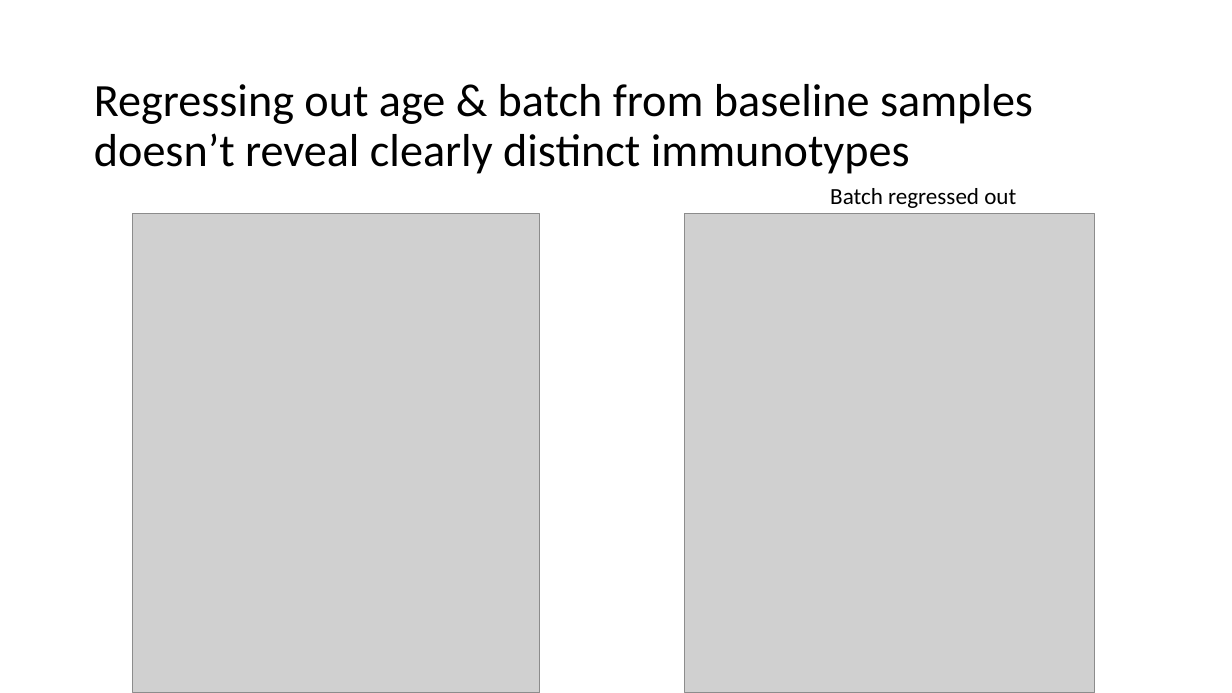
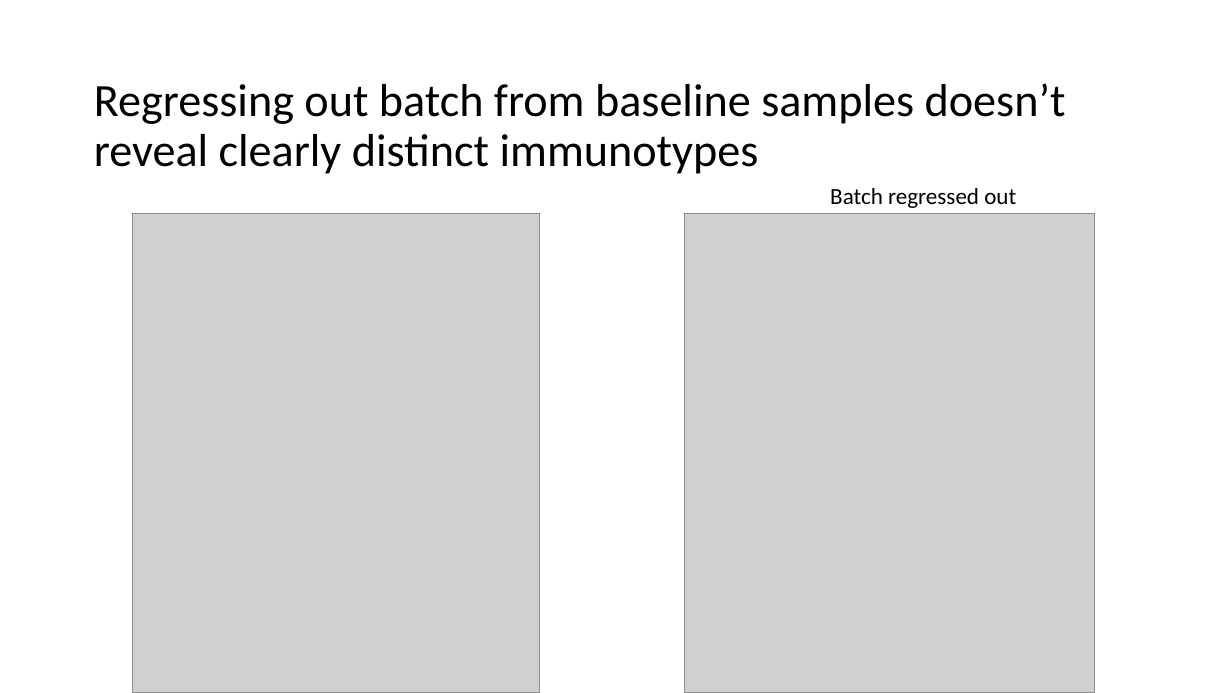
Before and after one commit to tybottorff/bottorffdocs, a slide deck: slide 8 of presentations/NCI_talks/2024_10_23.pptx. Drawn at 1232x693 pixels with LibreOffice and Linux fonts; fonts in the diff are those of the drawing; grey boxes stand for pictures. Boxes give left, top, right and bottom in pixels: in the first picture for what was removed or moved away, otherwise in the second. Text is boxed around its words. In the diff, an @@ line names an element or a change of style, - is before the commit and + after.

Commit message:
Clarify lack of baseline results

```diff
--- a/presentations/NCI_talks/2024_10_23.pptx
+++ b/presentations/NCI_talks/2024_10_23.pptx
@@ title at bbox=[94, 83, 1066, 174]: text changed @@
-Regressing out age & batch from baseline samples doesn’t reveal clearly distinct immunotypes
+Regressing out batch from baseline samples doesn’t reveal clearly distinct immunotypes
```
Also in this commit, not shown: 4 other slides changed, 1 slide removed.
